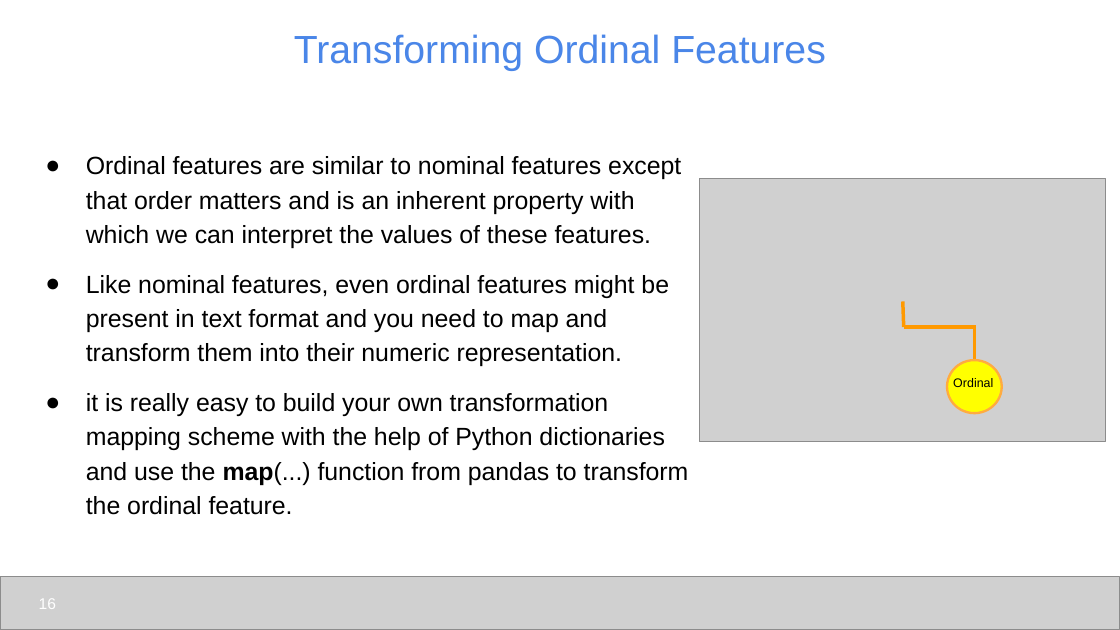
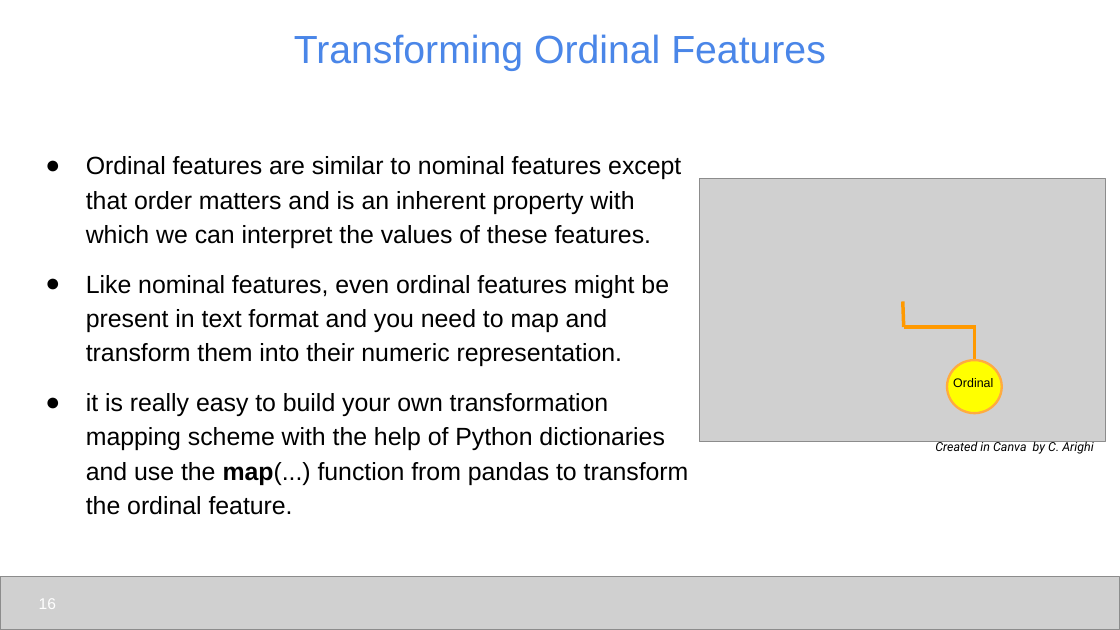
Before and after one commit to udel-cbcb/al_ml_workshop, a slide deck: slide 16 of Day_3/Lectures/Day_3_Lecture_Feature_Engineering_Scaling_Selection.pptx. Drawn at 1120x630 pixels with LibreOffice and Linux fonts; fonts in the diff are those of the drawing; grey boxes stand for pictures. Boxes give left, top, right and bottom in pixels: in the first picture for what was removed or moved away, otherwise in the second. Text is boxed around its words. In the diff, an @@ line names an element or a change of style, - is before the commit and + after.

```diff
--- a/Day_3/Lectures/Day_3_Lecture_Feature_Engineering_Scaling_Selection.pptx
+++ b/Day_3/Lectures/Day_3_Lecture_Feature_Engineering_Scaling_Selection.pptx
@@ text added at (x1=935, y1=439, x2=1093, y2=454), 8 pt, text #000000, italic @@
+Created in Canva by C. Arighi
```
Also in this commit, not shown: 3 other slides changed, 43 other files.
